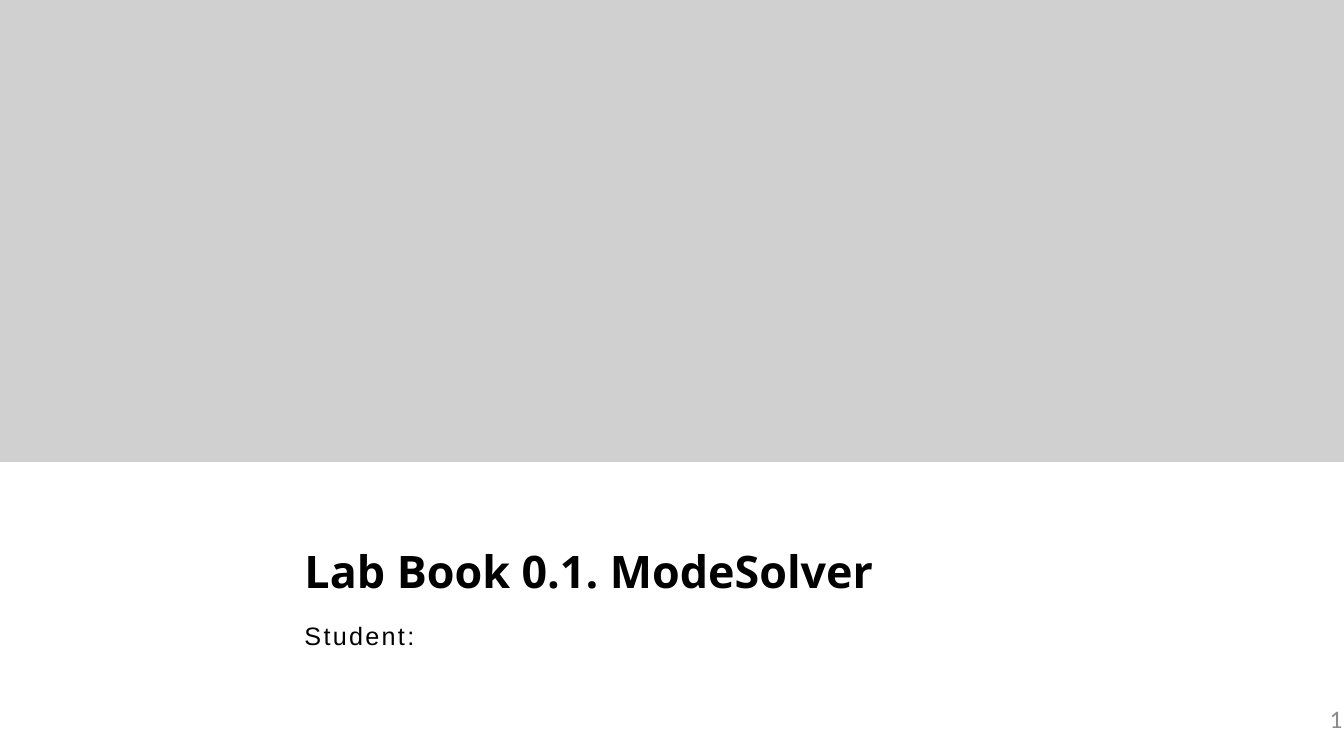
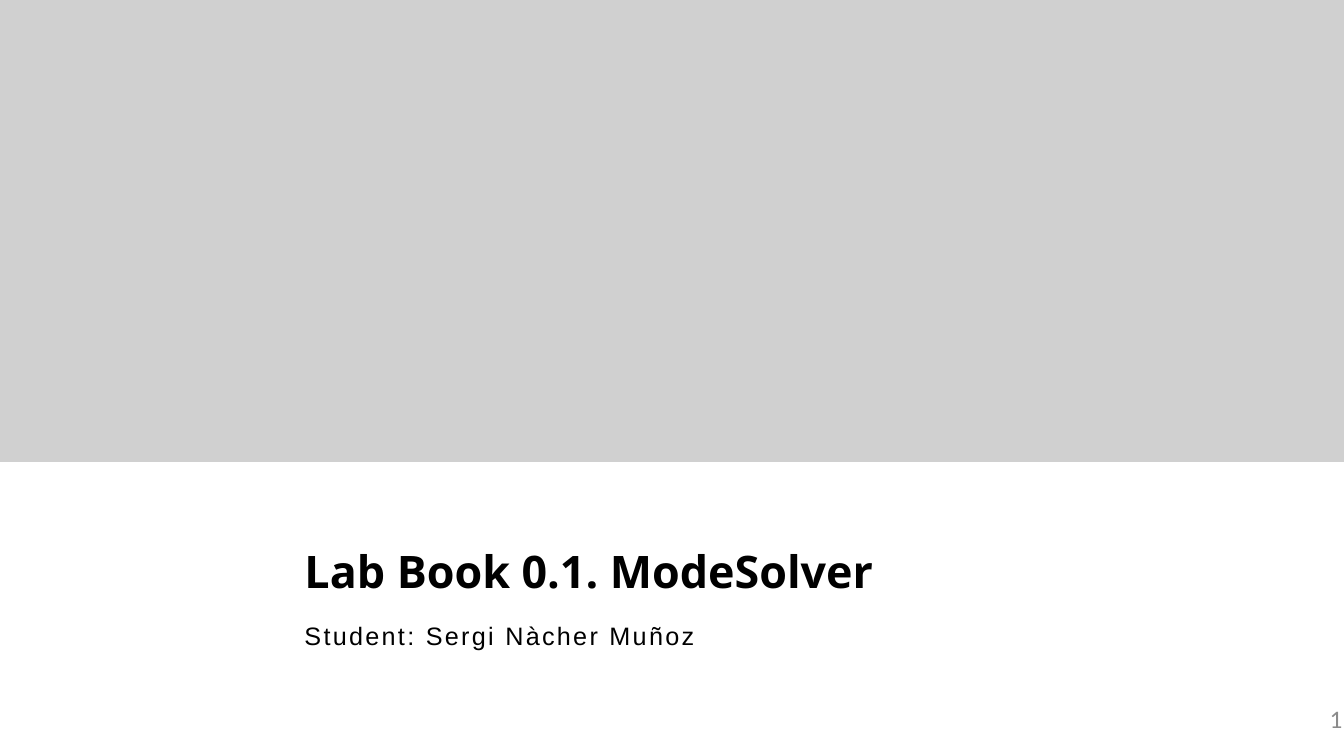
Before and after one commit to snacmuo/pic-upv-lab0, a slide deck: slide 1 of LabBook_010.pptx. Drawn at 1344x756 pixels with LibreOffice and Linux fonts; fonts in the diff are those of the drawing; grey boxes stand for pictures; background and template pictures are left out. Boxes give left, top, right and bottom in pixels: in the first picture for what was removed or moved away, otherwise in the second. Text is boxed around its words. In the diff, an @@ line names an element or a change of style, - is before the commit and + after.

```diff
--- a/LabBook_010.pptx
+++ b/LabBook_010.pptx
@@ text at box(304, 626, 694, 650): text changed @@
-Student:
+Student: Sergi Nàcher Muñoz
```
Also in this commit, not shown: 1 slide added, 3 other files.
